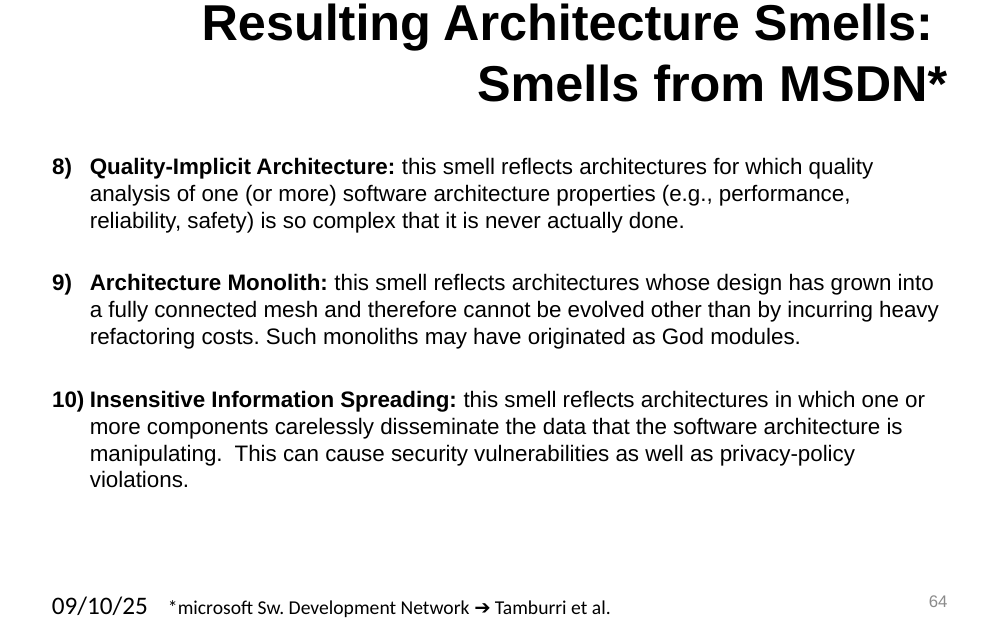
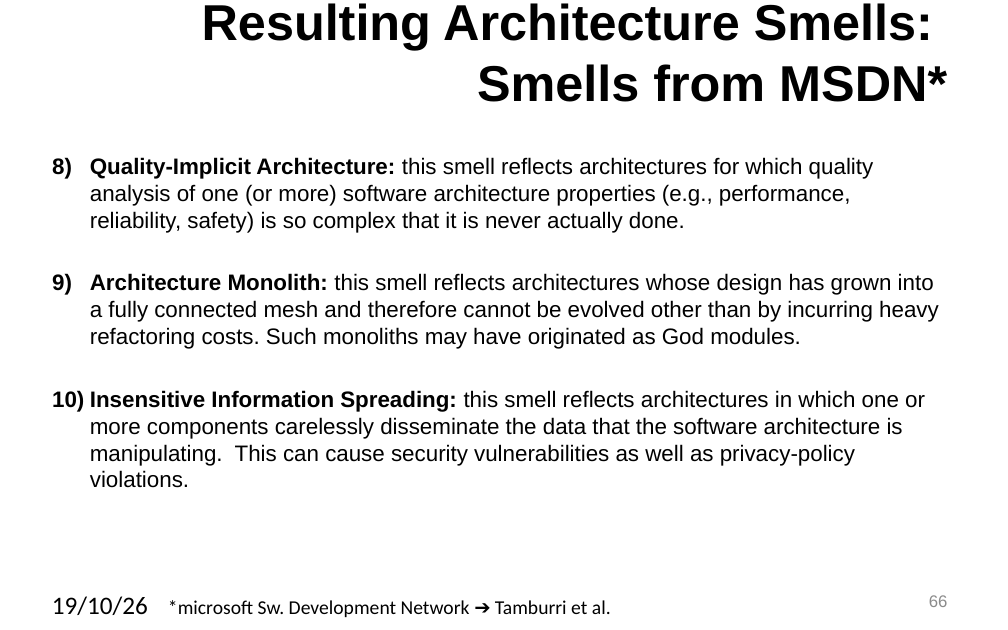
Before and after one commit to SannioEvolution/Material, a slide deck: slide 66 of 8 - Architectural Erosion and Smells.pptx (slide 64 before the commit). Drawn at 1008x630 pixels with LibreOffice and Linux fonts; fonts in the diff are those of the drawing. Boxes give left, top, right and bottom in pixels: in the first picture for what was removed or moved away, otherwise in the second. Text is boxed around its words. In the diff, an @@ line names an element or a change of style, - is before the commit and + after.

```diff
--- a/8 - Architectural Erosion and Smells.pptx
+++ b/8 - Architectural Erosion and Smells.pptx
@@ text at [52,596,148,615]: text changed @@
-09/10/25
+19/10/26
@@ page number at [929,595,948,607]: text changed @@
-64
+66
```
Also in this commit, not shown: 54 other slides changed, 7 slides added, 5 slides removed.
